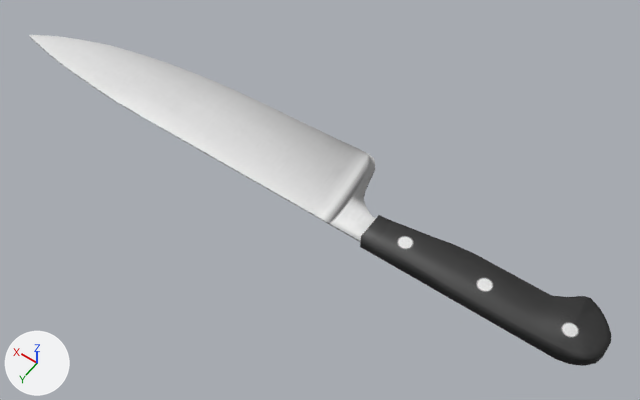
An edit to the FBX model Prototype/Assets/Prefab/Import/Kitchenknife.fbx, drawn before and after from the same camera.
One viewpoint serves both versions: a camera (50 mm lens) standing at (-2.45, 3.12, 4.62) and looking at (-0.27, 0.06, -0.18). The axes (+X, +Y, +Z) are drawn at lower left. The lights are the same throughout. Where no turn or scale is listed for an object, it has been applied to the vertices.

Names of what the first picture shows: 'Blade', 'Handle'.
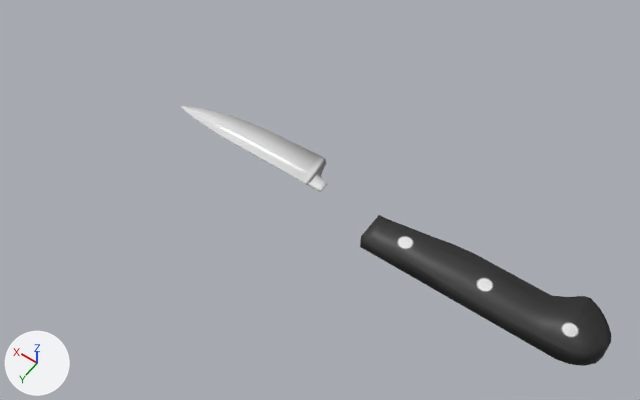
The newer file is also rescaled (x0.4) as a whole; pictures and numbers use the older file's frame.

What the commit changed:
me_cube_003 has 120 vertices, 118 faces and spans x -1.0..13.47, y -1.29..6.38, z -1.0..1.0.
me_cube_003 is used by ob_blade; location (-0.556, 0.195, 0.0); rotation (0.0, 3.142, 0.0), in degrees (0, 180, 0); scale (-0.22, -0.083, -0.00877).
me_cube_003 part 1: the whole mesh is scaled about the mesh origin by (0.088, -0.0332, 0.00351).
Object 'Blade' (ob_blade) turns from (0, 180, 0) to (0, 0, 0) degrees about x, y and z.
Object 'Blade' (ob_blade) is rescaled from (-0.22, -0.083, -0.00877) to (1.0, 1.0, 1.0).
Object 'Blade' (ob_blade) moves from (-0.556, 0.195, 0.0) to (-0.222, 0.078, 0.0).

What differs and where, as boxes [x1, y1, x2, y2] in the pictures (640 x 400 px):
'Blade', moved, turned, rescaled
    before: [29, 35, 376, 242]
    after: [180, 106, 327, 192]
